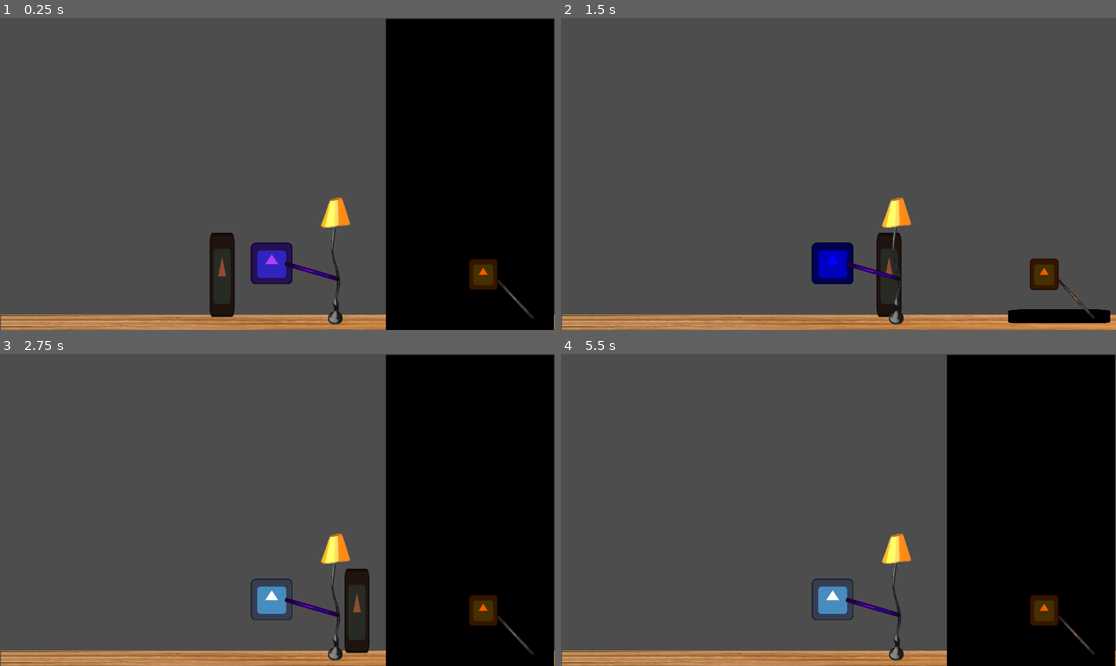
Above: before the commit, frames 1-4 (two rows, left to right).
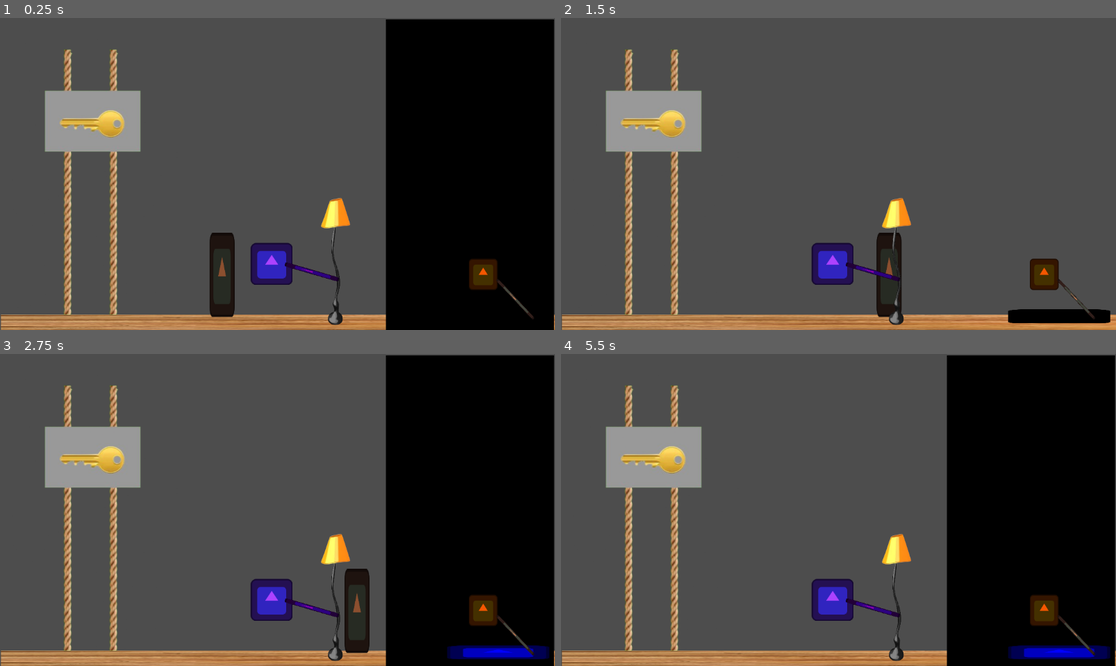
Above: after the commit, the same moments.

Repository: JimmyNeutralz/HazardHotel
Game: Godot game, scene res://Scenes/Floor1_Lobby.tscn
The game is run twice, just before and just after one commit, with the same random seed, the same clock (stepped at 60 frames per second) and the same inputs. The project has no main scene, so this scene is started directly. The engine's default icon, where the game draws it, is replaced by a stand-in: a white triangle on a blue panel in a dark square.
Inputs:
- Up to frame 1 (0.25 s): no input
- Up to frame 2 (1.5 s): tap Enter at 0.5 s; hold Right (right) 0.53-1.28 s; tap Q (Connect Green Wire, bound only before the commit) at 0.6 s; tap A (Connect Purple Wire) at 0.8, 1.35 s; hold Left (left) from 1.28 s (still down)
- Up to frame 3 (2.75 s): tap W (Disconnect Green Wire, bound only before the commit) at 1.55, 2.1 s; release Left (left) at 2.03 s; hold Right (right) from 2.03 s (still down); tap S (Disconnect Purple Wire) at 2.3 s
- Up to frame 4 (5.5 s): tap S (Disconnect Purple Wire) at 2.85, 5.3 s; tap Q (Connect Green Wire, bound only before the commit) at 3.05, 3.6 s; tap Space at 3.5, 5 s; release Right (right) at 3.53 s; hold Left (left) from 3.53 s (still down); tap A (Connect Purple Wire) at 3.8, 4.35 s; tap Enter at 4.25 s; tap W (Disconnect Green Wire, bound only before the commit) at 4.55, 5.1 s

The runs differ from the first frame. In frame 1, 5.4% of the frame differs, in the area x 8-100%, y 0-99%; in frame 2, 6.2%; in frame 3, 7.1%; in frame 4, 7.1%.

Commit message:
Add Dumbwaiter and fix outlet color

Diff:
--- a/Scenes/Floor1_Lobby.tscn
+++ b/Scenes/Floor1_Lobby.tscn
@@ -7,6 +7,7 @@
 [ext_resource type="PackedScene" uid="uid://cu0y5x0iuloi4" path="res://Scenes/test_player.tscn" id="4_rd8bw"]
 [ext_resource type="Texture2D" uid="uid://w0n754ttlwcf" path="res://Assets/icon.svg" id="5_ro3cy"]
 [ext_resource type="PackedScene" uid="uid://b0bhofhoa6rl6" path="res://Scenes/Lamp.tscn" id="7_rd8bw"]
+[ext_resource type="PackedScene" uid="uid://dobi4km4r002g" path="res://Scenes/dumbWaiter.tscn" id="8_10t53"]
 
 [node name="Main" type="Node"]
 
@@ -14,16 +15,16 @@
 position = Vector2(579, 634)
 
 [node name="GreenOutlet" parent="." instance=ExtResource("1_i8ys2")]
-position = Vector2(-43, -46)
+position = Vector2(-46, 47)
 
-[node name="BlueOutlet" parent="." instance=ExtResource("2_ynetk")]
+[node name="Orange" parent="." instance=ExtResource("2_ynetk")]
 z_index = 1
 position = Vector2(1037, 501)
 
-[node name="DeathPuddle" parent="BlueOutlet" instance=ExtResource("3_ro3cy")]
+[node name="DeathPuddle" parent="Orange" instance=ExtResource("3_ro3cy")]
 position = Vector2(-4, 119)
 
-[node name="wire" type="Sprite2D" parent="BlueOutlet"]
+[node name="wire" type="Sprite2D" parent="Orange"]
 modulate = Color(0.916695, 0.498417, 0.316419, 1)
 position = Vector2(32.6642, 83.0528)
 rotation = -0.752237
@@ -34,4 +35,7 @@
 position = Vector2(460, 534)
 
 [node name="Lamp" parent="." instance=ExtResource("7_rd8bw")]
-position = Vector2(-3, 2)
+position = Vector2(-3, 3)
+
+[node name="DumbWaiter" parent="." instance=ExtResource("8_10t53")]
+position = Vector2(52, -1)
--- /dev/null
+++ b/Scenes/dumbWaiter.tscn
@@ -0,0 +1,18 @@
+[gd_scene load_steps=4 format=3 uid="uid://dobi4km4r002g"]
+
+[ext_resource type="Texture2D" uid="uid://bxvhxaduhmvuf" path="res://Assets/Screenshot_2025-09-17_122255-removebg-preview.png" id="1_8re62"]
+[ext_resource type="Script" uid="uid://ca6fatvnplctn" path="res://Scripts/dumb_waiter.gd" id="1_oyflw"]
+
+[sub_resource type="RectangleShape2D" id="RectangleShape2D_oyflw"]
+size = Vector2(200, 556.5)
+
+[node name="DumbWaiter" type="Area2D"]
+script = ExtResource("1_oyflw")
+
+[node name="DumbHitbox" type="CollisionShape2D" parent="."]
+position = Vector2(137, 341)
+shape = SubResource("RectangleShape2D_oyflw")
+
+[node name="Sprite" type="Sprite2D" parent="."]
+position = Vector2(136, 338)
+texture = ExtResource("1_8re62")
--- a/Scripts/Changing.gd
+++ b/Scripts/Changing.gd
@@ -6,11 +6,11 @@
 func _process(delta):
 
 	# Test for custom input actions
-	if (Input.is_action_just_pressed("Connect Green Wire") and !isConnected):
-		$AnimatedSprite2D.modulate = Color(0, 1, 0)
-		print("Green Wire Connected")
+	if (Input.is_action_just_pressed("Connect Orange Wire") and !isConnected):
+		$AnimatedSprite2D.modulate = Color(0, 0, 0)
+		print("Orange Wire Connected")
 		isConnected = true
-	elif (Input.is_action_just_pressed("Disconnect Green Wire") and isConnected):
+	elif (Input.is_action_just_pressed("Disconnect Orange Wire") and isConnected):
 		$AnimatedSprite2D.modulate = Color(1, 1, 1)
-		print("Green Wire Disconnected")
+		print("Orange Wire Disconnected")
 		isConnected = false
--- a/Scripts/PurpleLamp.gd
+++ b/Scripts/PurpleLamp.gd
@@ -9,7 +9,7 @@
 
 	# Test for custom input actions
 	if (Input.is_action_just_pressed("Connect Purple Wire") and !isConnected):
-		$AnimatedSprite2D.modulate = Color(0, 0, 1)
+		#$AnimatedSprite2D.modulate = Color(0, 0, 1)
 		print("Purple Wire Connected")
 		isConnected = true
 		darkBox.visible = false
@@ -17,7 +17,7 @@
 
 
 	elif (Input.is_action_just_pressed("Disconnect Purple Wire") and isConnected):
-		$AnimatedSprite2D.modulate = Color(1, 1, 1)
+		#$AnimatedSprite2D.modulate = Color(1, 1, 1)
 		print("Purple Wire Disconnected")
 		isConnected = false
 		darkBox.visible = true
--- a/Scripts/blue_outlet.gd
+++ b/Scripts/blue_outlet.gd
@@ -7,10 +7,10 @@
 
 	# Test for custom input actions
 	if (Input.is_action_just_pressed("Connect Purple Wire") and !isConnected):
-		$AnimatedSprite2D.modulate = Color(0, 0, 1)
+		#$AnimatedSprite2D.modulate = Color(0, 0, 0)
 		print("Blue Wire Connected")
 		isConnected = true
 	elif (Input.is_action_just_pressed("Disconnect Purple Wire") and isConnected):
-		$AnimatedSprite2D.modulate = Color(1, 1, 1)
+		#$AnimatedSprite2D.modulate = Color(1, 1, 1)
 		print("Blue Wire Disconnected")
 		isConnected = false
--- a/Scripts/death_puddle.gd
+++ b/Scripts/death_puddle.gd
@@ -7,7 +7,7 @@
 func _process(delta):
 	isDeadly = get_parent().isConnected
 	if (!isDeadly):
-		$Sprite2D.modulate = Color(1, 1, 1)
+		$Sprite2D.modulate = Color(0, 0, 1)
 
 	else:
 		$Sprite2D.modulate = Color(0, 0, 0)
--- /dev/null
+++ b/Scripts/dumb_waiter.gd
@@ -0,0 +1 @@
+extends Area2D
--- a/Scripts/orange_outlet.gd
+++ b/Scripts/orange_outlet.gd
@@ -7,10 +7,10 @@
 
 	# Test for custom input actions
 	if (Input.is_action_just_pressed("Connect Orange Wire") and !isConnected):
-		$AnimatedSprite2D.modulate = Color(0, 0, 1)
+		#$AnimatedSprite2D.modulate = Color(0, 0, 1)
 		print("Orange Wire Connected")
 		isConnected = true
 	elif (Input.is_action_just_pressed("Disconnect Orange Wire") and isConnected):
-		$AnimatedSprite2D.modulate = Color(1, 1, 1)
+		#$AnimatedSprite2D.modulate = Color(1, 1, 1)
 		print("Orange Wire Disconnected")
 		isConnected = false
--- a/project.godot
+++ b/project.godot
@@ -20,13 +20,13 @@
 
 [input]
 
-"Connect Green Wire"={
+"Connect Orange Wire"={
 "deadzone": 0.2,
 "events": [Object(InputEventKey,"resource_local_to_scene":false,"resource_name":"","device":0,"window_id":0,"alt_presse …(189 unchanged characters)…
 , Object(InputEventMouseButton,"resource_local_to_scene":false,"resource_name":"","device":-1,"window_id":0,"alt_presse …(244 unchanged characters)…
 ]
 }
-"Disconnect Green Wire"={
+"Disconnect Orange Wire"={
 "deadzone": 0.2,
 "events": [Object(InputEventKey,"resource_local_to_scene":false,"resource_name":"","device":0,"window_id":0,"alt_presse …(189 unchanged characters)…
 , Object(InputEventMouseButton,"resource_local_to_scene":false,"resource_name":"","device":-1,"window_id":0,"alt_presse …(244 unchanged characters)…
Binary file added: Assets/Screenshot_2025-09-17_122255-removebg-preview.png
Not shown, added: Assets/Screenshot_2025-09-17_122255-removebg-preview.png.import
Not shown: 1 places in Scenes/Floor1_Lobby.tscn that only renumber resources
Not shown, added: Scripts/dumb_waiter.gd.uid
